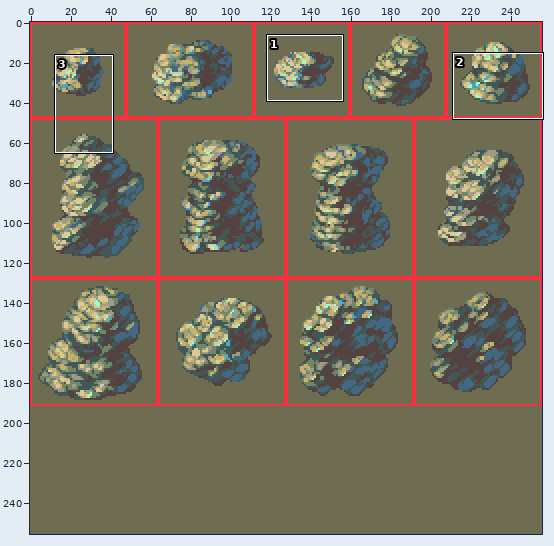
A sprite sheet gets an edit: images/experimental/rpg/cliffs.png. Above, an overview of the earlier version with the close-up marked.
Close-up. Before:
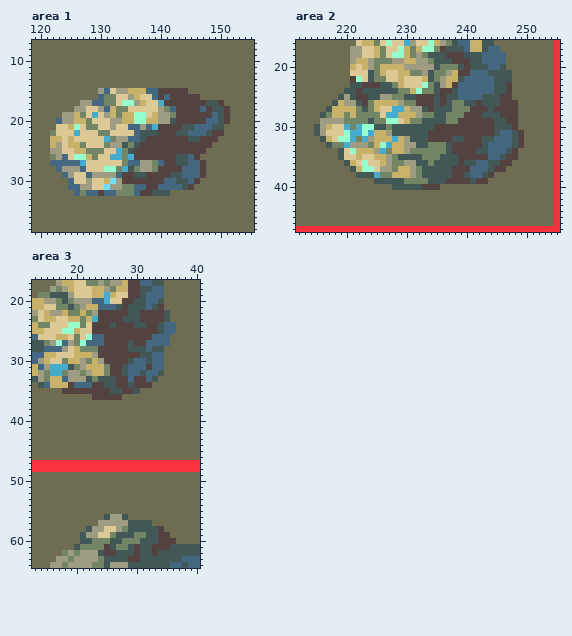
The file is 256x256 pixels. Shown: area 1: x 119..155, y 7..38; area 2: x 212..255, y 16..47; area 3: x 13..40, y 17..64. The commit also changed other parts of the picture, which this record leaves out.
Now the later version:
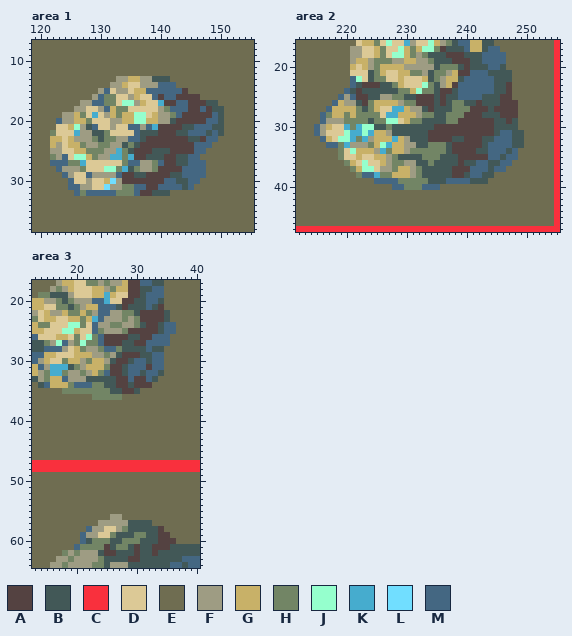
Palette (. is transparent): A #544241  B #425857  C #f9303d  D #dcc996  E #6f6d51  F #9e9c83  G #c8b168  H #728565  J #95ffcd  K #46acce  L #71deff  M #446782
Diff:
Changed rows in their new state; - is an unchanged pixel.
Area 1:
first column x 125:
13 --------FFGGFFBBB----------
14 -------FFGDDFFFMMM---------
15 ----------D----MMMM--------
16 ----F------------M---------
17 ------------------MM-----E-
18 ------------------MM------E
19 ------------------M-------E
20 --------------------------E
21 --FBM----------------------
22 --FFBB------------------MB-
23 -FFFHBH----------------MM--
24 ---FFH---------------MMM---
25 ------FF------BBB----MM----
26 -----FF------BBB-----M-----
27 HH--------------------M----
28 --H-------------------M----
29 ----------------------M----
30 ---------------------M-----
31 --------------------M------
32 -----M---------------------
Area 2:
first column x 215:
22 ------M----------------------------
23 ------M----------------------------
24 -----M-----------------------------
25 ----M-M----------------------------
26 ---M-------------------------------
27 --M--------------------------------
28 -M---------------------------------
29 -M-------------------------------B-
30 M--------------------------------B-
31 M---------------------------------B
32 -M--------------------------------B
33 --MM------------------------------B
34 ----H----------------------------M-
35 ----H---------------------------MM-
36 -----H-------------------------MM--
37 ------H-----------------------MM---
38 -------HMM-------------------B-----
39 ----------MMMMH-------MMMM-BB------
40 -------------MMHHHMMM--------------
Area 3:
first column x 18:
22 ------MMFFHH-
23 ------MFFFHFH
24 -----MFFHHFFH
25 -----MHFFFH--
26 -----H-----BB
27 ----HH----B--
28 ----FFHMMHB--
29 ------FHFB---
30 ------GFB----
32 ------HM-----
33 -----B-------
34 -H---HH------
35 HHHHHHHH-----
36 -----HHHHH---
first column x 20:
56 -----E--E
58 --M------
59 -M-------
60 -M-------
61 M--------
Boxes around the changes in both close-ups, in picture pixels (x1, y1, x2, y2):
changed: (68, 76, 230, 196)
changed: (314, 76, 524, 190)
changed: (62, 310, 140, 400)
changed: (74, 514, 128, 550)
